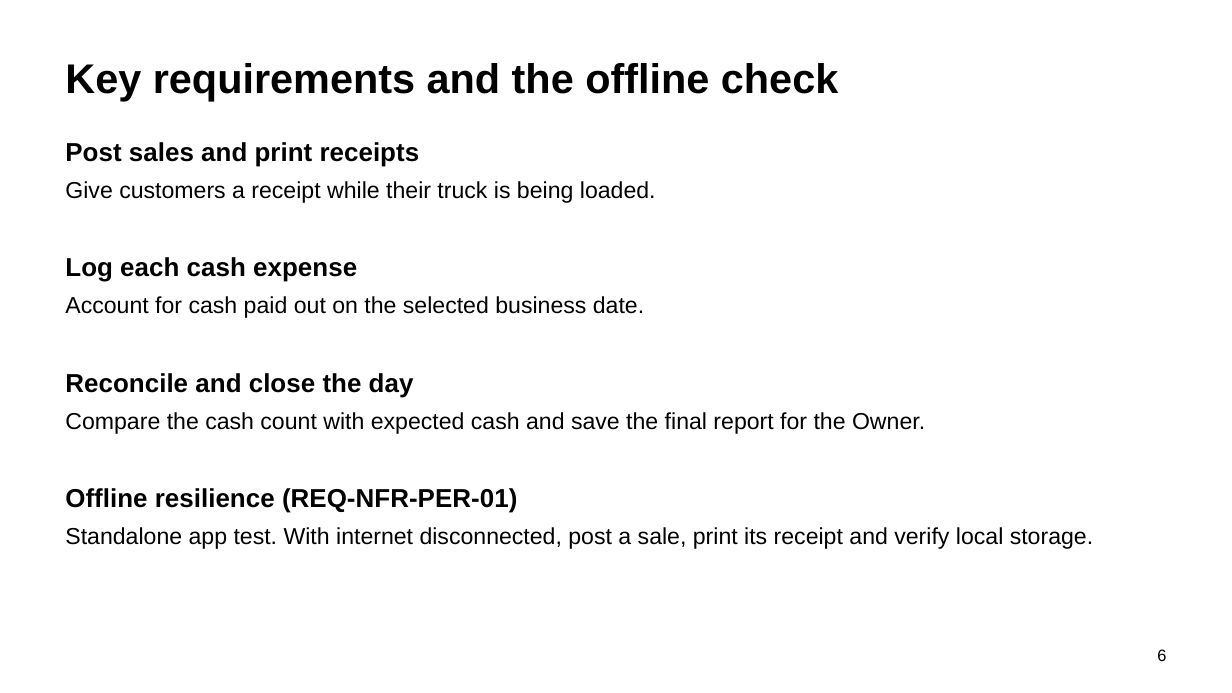
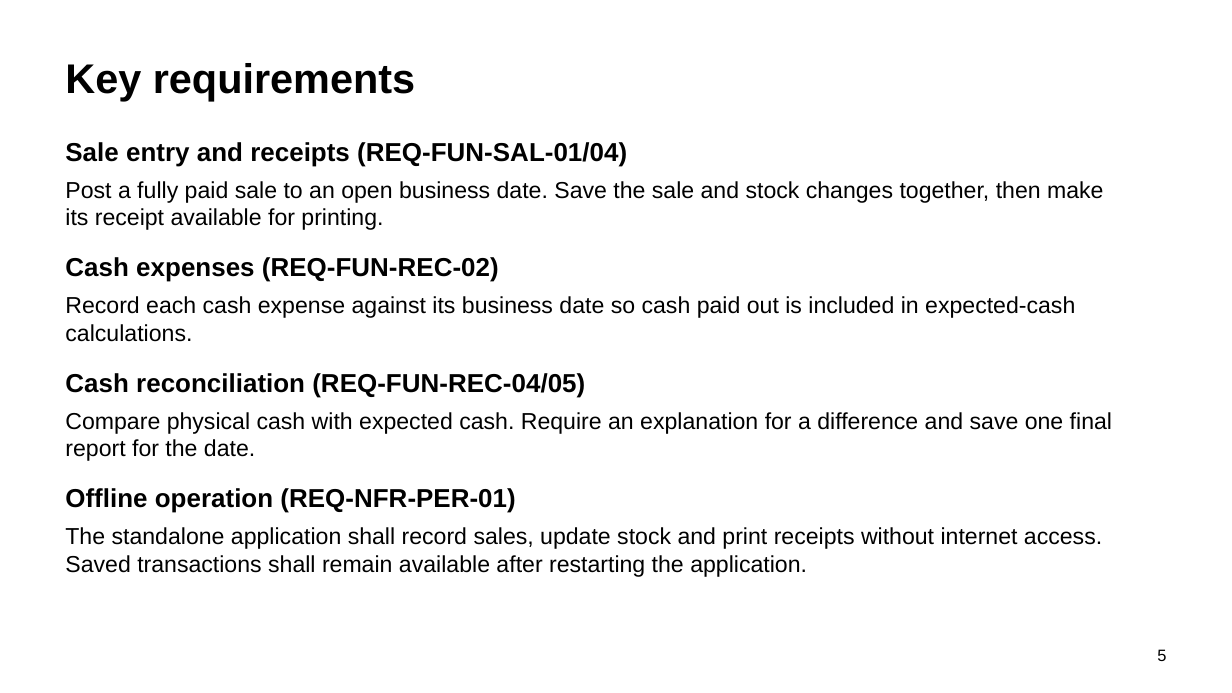
Before and after one commit to mugmarp/requirements-engineering-project-exercise, a slide deck: slide 5 of project_deliverables/PhaseFinal_Grand-Project-Presentation.pptx (slide 6 before the commit). Drawn at 1232x693 pixels with LibreOffice and Linux fonts; fonts in the diff are those of the drawing. Boxes give left, top, right and bottom in pixels: in the first picture for what was removed or moved away, otherwise in the second. Text is boxed around its words. In the diff, an @@ line names an element or a change of style, - is before the commit and + after.

```diff
--- a/project_deliverables/PhaseFinal_Grand-Project-Presentation.pptx
+++ b/project_deliverables/PhaseFinal_Grand-Project-Presentation.pptx
@@ text at box(65, 63, 415, 101): text changed @@
-Key requirements and the offline check
+Key requirements
@@ text at box(65, 142, 627, 167): text changed @@
-Post sales and print receipts
+Sale entry and receipts (REQ-FUN-SAL-01/04)
@@ text at box(65, 181, 1103, 230): text changed @@
-Give customers a receipt while their truck is being loaded.
+Post a fully paid sale to an open business date. Save the sale and stock changes together, then make its receipt available for printing.
@@ text at box(65, 257, 499, 282): text changed @@
-Log each cash expense
+Cash expenses (REQ-FUN-REC-02)
@@ text at box(65, 296, 1075, 342): text changed @@
-Account for cash paid out on the selected business date.
+Record each cash expense against its business date so cash paid out is included in expected-cash calculations.
@@ text at box(65, 373, 585, 398): text changed @@
-Reconcile and close the day
+Cash reconciliation (REQ-FUN-REC-04/05)
@@ text at box(65, 412, 1112, 461): text changed @@
-Compare the cash count with expected cash and save the final report for the Owner.
+Compare physical cash with expected cash. Require an explanation for a difference and save one final report for the date.
@@ text at box(65, 488, 515, 513): text changed @@
-Offline resilience (REQ-NFR-PER-01)
+Offline operation (REQ-NFR-PER-01)
@@ text at box(65, 527, 1102, 577): text changed @@
-Standalone app test. With internet disconnected, post a sale, print its receipt and verify local storage.
+The standalone application shall record sales, update stock and print receipts without internet access. Saved transactions shall remain available after restarting the application.
@@ text at box(1157, 649, 1166, 661): text changed @@
-6
+5
```
Also in this commit, not shown: 5 other slides changed, 2 slides added, 2 slides removed, 6 other files.
